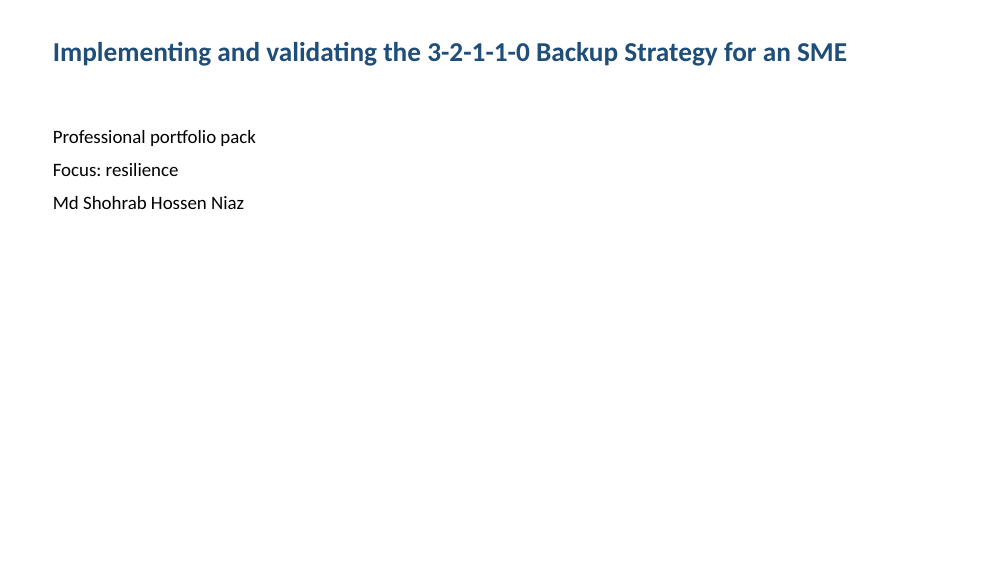
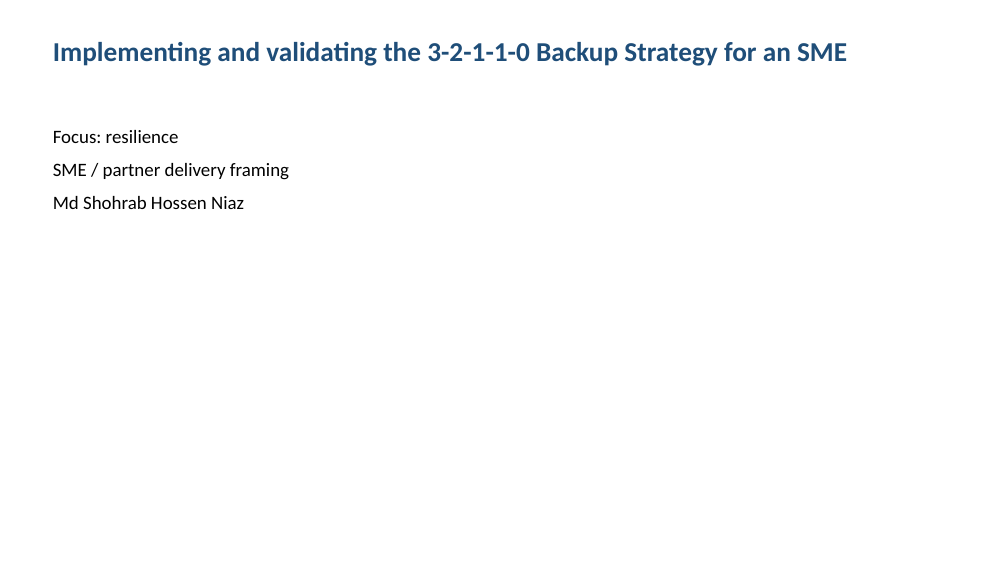
Before and after one commit to shohrabniaz/backup-strategy-3-2-1-1-0, a slide deck: slide 1 of Final_Submission/02_Presentation.pptx. Drawn at 1008x567 pixels with LibreOffice and Linux fonts; fonts in the diff are those of the drawing. Boxes give left, top, right and bottom in pixels: in the first picture for what was removed or moved away, otherwise in the second. Text is boxed around its words. In the diff, an @@ line names an element or a change of style, - is before the commit and + after.

Commit message:
Polish portfolio pack for professional showcase readiness.

```diff
--- a/Final_Submission/02_Presentation.pptx
+++ b/Final_Submission/02_Presentation.pptx
@@ text at (53,130,256,146): paragraph removed @@
-Professional portfolio pack
@@ text at (53,163,289,180): paragraph added @@
+SME / partner delivery framing
```
Also in this commit, not shown: 3 other slides changed, 12 other files.
